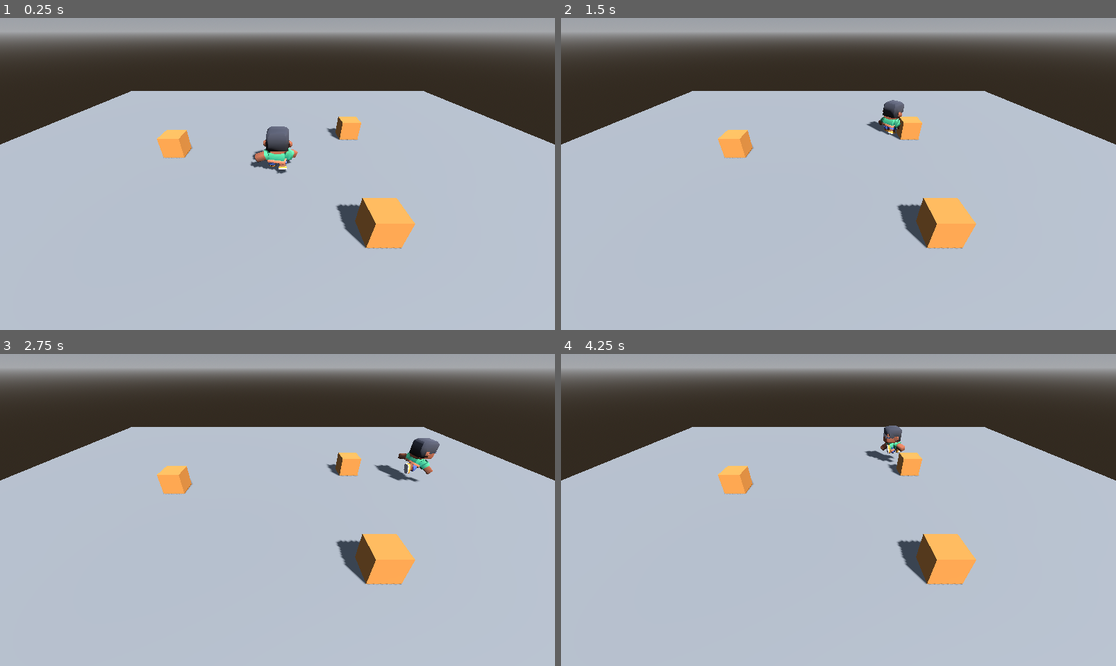
Above: before the commit, frames 1-4 (two rows, left to right).
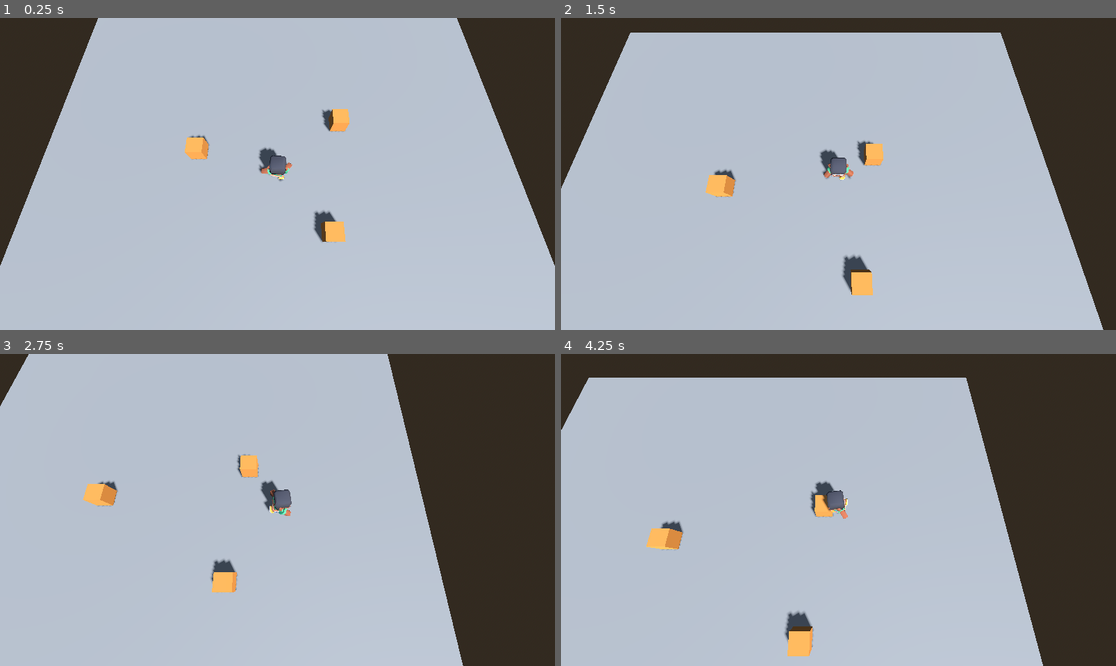
Above: after the commit, the same moments.

Repository: SamuelAlzateEducate/CustomVeloz
Game: Godot game, scene res://main.tscn
Same seed, same stepped clock (60 frames per second), same inputs: the game is played once before the commit and once after it.
Inputs:
- Up to frame 1 (0.25 s): no input
- Up to frame 2 (1.5 s): hold D (move_right) 0.53-1.28 s; hold Shift (correr) 0.53-1.28 s; hold S (move_down) from 1.28 s (still down); tap Shift (correr) at 1.35 s
- Up to frame 3 (2.75 s): release S (move_down) at 2.03 s; hold D (move_right) from 2.03 s (still down); hold Shift (correr) from 2.03 s (still down)
- Up to frame 4 (4.25 s): release D (move_right) at 2.78 s; release Shift (correr) at 2.78 s; hold W (move_up) 2.78-3.53 s; tap Shift (correr) at 2.85 s; hold A (move_left) from 3.53 s (still down); hold Shift (correr) from 3.53 s (still down)

The runs differ from the first frame. In frame 1, 30% of the frame differs, in the area x 0-100%, y 0-80%; in frame 2, 32%; in frame 3, 41%, in the area x 0-100%, y 0-100%; in frame 4, 39%.

Commit message:
T8 N1 Tarea A camara pegada

Diff:
--- /dev/null
+++ b/camara_sigue.gd
@@ -0,0 +1,14 @@
+extends Camera3D
+
+@export var objetivo: Node3D
+@export var distancia = Vector3(0, 12, 4)
+
+func _ready():
+	top_level = true
+	look_at_from_position(objetivo.global_position + distancia, objetivo.global_position)
+
+func _physics_process(delta):
+	global_position = objetivo.global_position + distancia
+	# Medida (la borras cuando termines de probar):
+	if Engine.get_physics_frames() % 30 == 0:
+		print("cámara ", global_position.snappedf(0.01))
--- a/main.tscn
+++ b/main.tscn
@@ -1,5 +1,6 @@
 [gd_scene format=3 uid="uid://h24dlci7t2hg"]
 
+[ext_resource type="Script" uid="uid://c4ncpqjuna8wv" path="res://camara_sigue.gd" id="1_h2yge"]
 [ext_resource type="Script" uid="uid://cchv43eug6720" path="res://personaje.gd" id="1_pj"]
 [ext_resource type="PackedScene" uid="uid://bkmexfnojlmxi" path="res://personaje/character-male-a.glb" id="2_modelo"]
 
@@ -79,14 +80,16 @@
 [node name="CollisionShape3D" type="CollisionShape3D" parent="Cajas/Caja3" unique_id=339499925]
 shape = SubResource("CajaForma")
 
-[node name="Camera3D" type="Camera3D" parent="." unique_id=2136565634]
+[node name="Camera3D" type="Camera3D" parent="." unique_id=2136565634 node_paths=PackedStringArray("objetivo")]
 transform = Transform3D(1, 0, 0, 0, 0.819152, 0.573576, 0, -0.573576, 0.819152, 0, 5, 7)
+script = ExtResource("1_h2yge")
+objetivo = NodePath("../Personaje")
 
 [node name="Personaje" type="CharacterBody3D" parent="." unique_id=1227001545 node_paths=PackedStringArray("camara")]
 script = ExtResource("1_pj")
 camara = NodePath("../Camera3D")
 estado = 1
-prueba = 3
+prueba = 1
 accion_prueba = "correr"
 
 [node name="CollisionShape3D" type="CollisionShape3D" parent="Personaje" unique_id=869165660]
Not shown, added: camara_sigue.gd.uid
